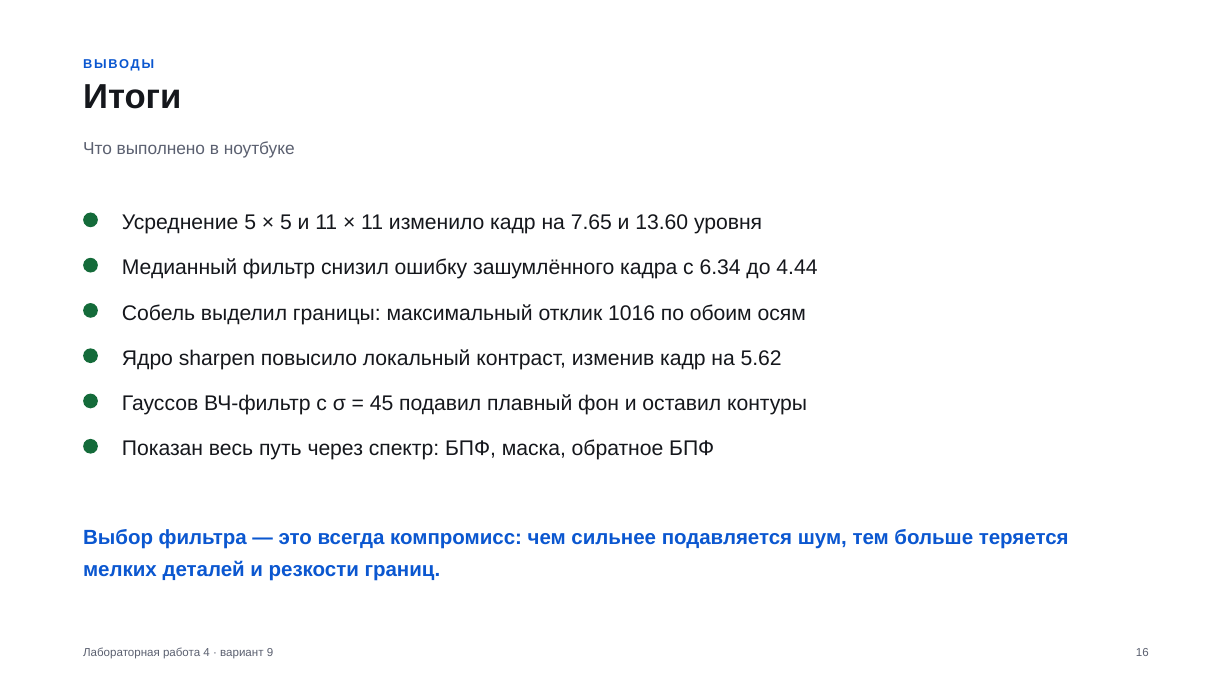
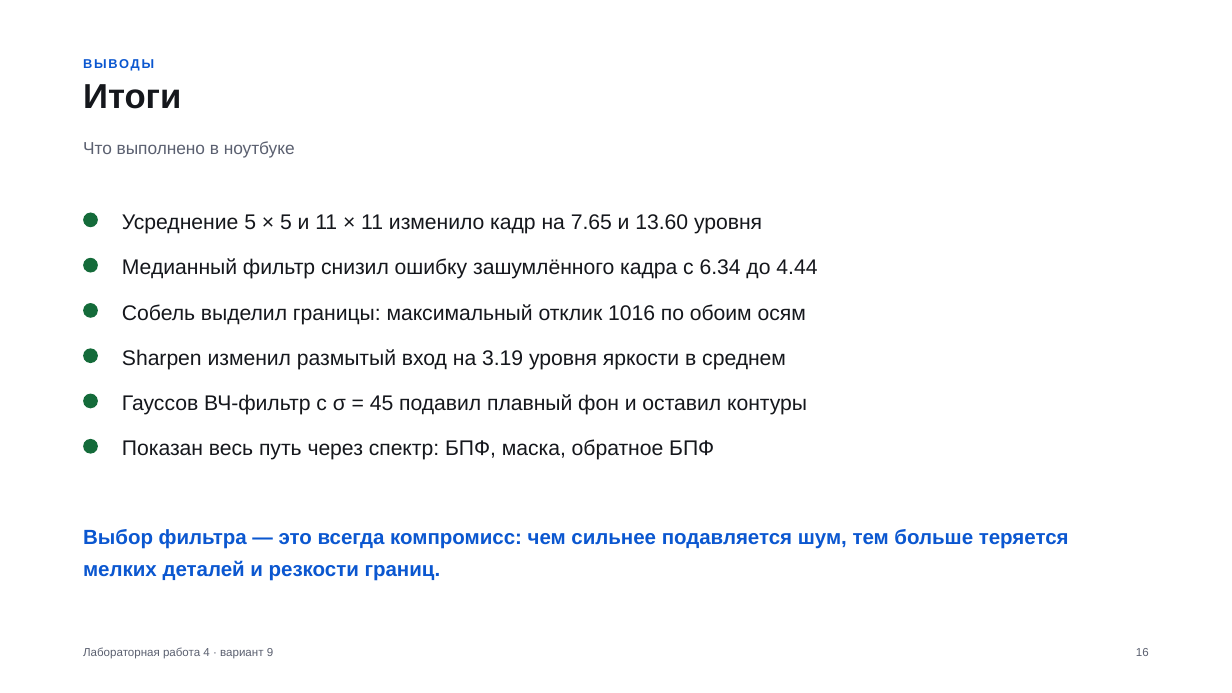
Before and after one commit to stepanshepilov/TSU_CV, a slide deck: slide 16 of lab4/Лабораторная_4_вариант_9.pptx. Drawn at 1232x693 pixels with LibreOffice and Linux fonts; fonts in the diff are those of the drawing. Boxes give left, top, right and bottom in pixels: in the first picture for what was removed or moved away, otherwise in the second. Text is boxed around its words. In the diff, an @@ line names an element or a change of style, - is before the commit and + after.

```diff
--- a/lab4/Лабораторная_4_вариант_9.pptx
+++ b/lab4/Лабораторная_4_вариант_9.pptx
@@ text at box(122, 349, 786, 370): text changed @@
-Ядро sharpen повысило локальный контраст, изменив кадр на 5.62
+Sharpen изменил размытый вход на 3.19 уровня яркости в среднем
```
Also in this commit, not shown: 2 other slides changed, 7 other files.
